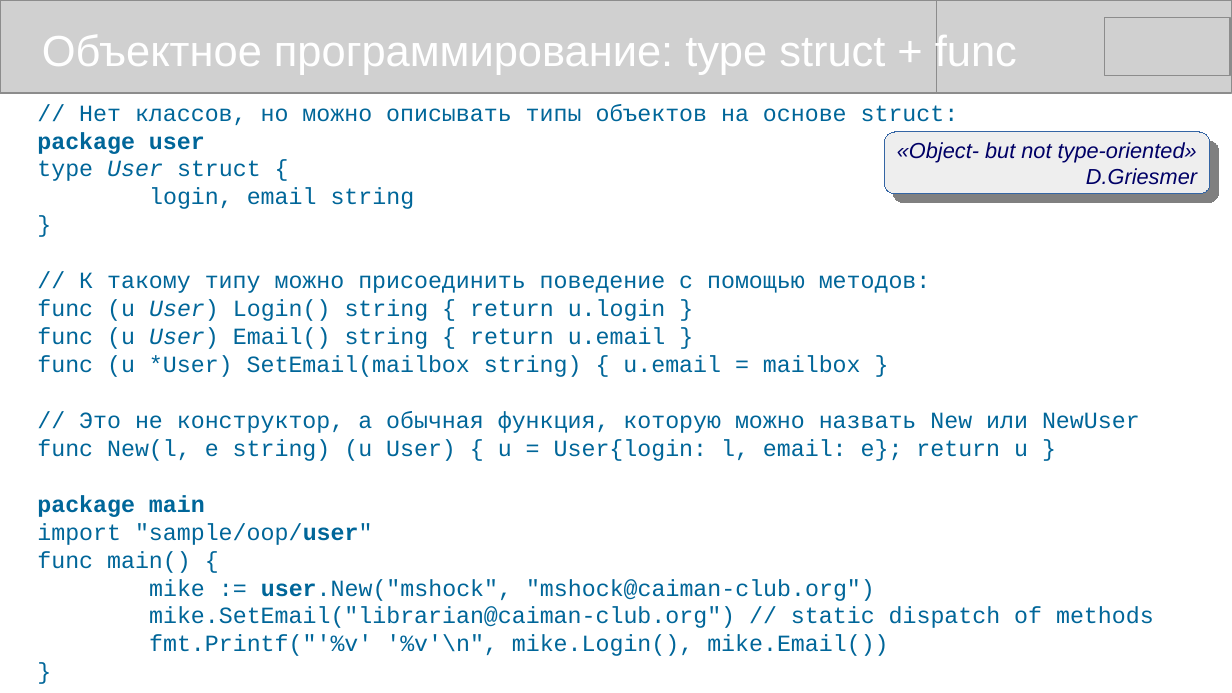
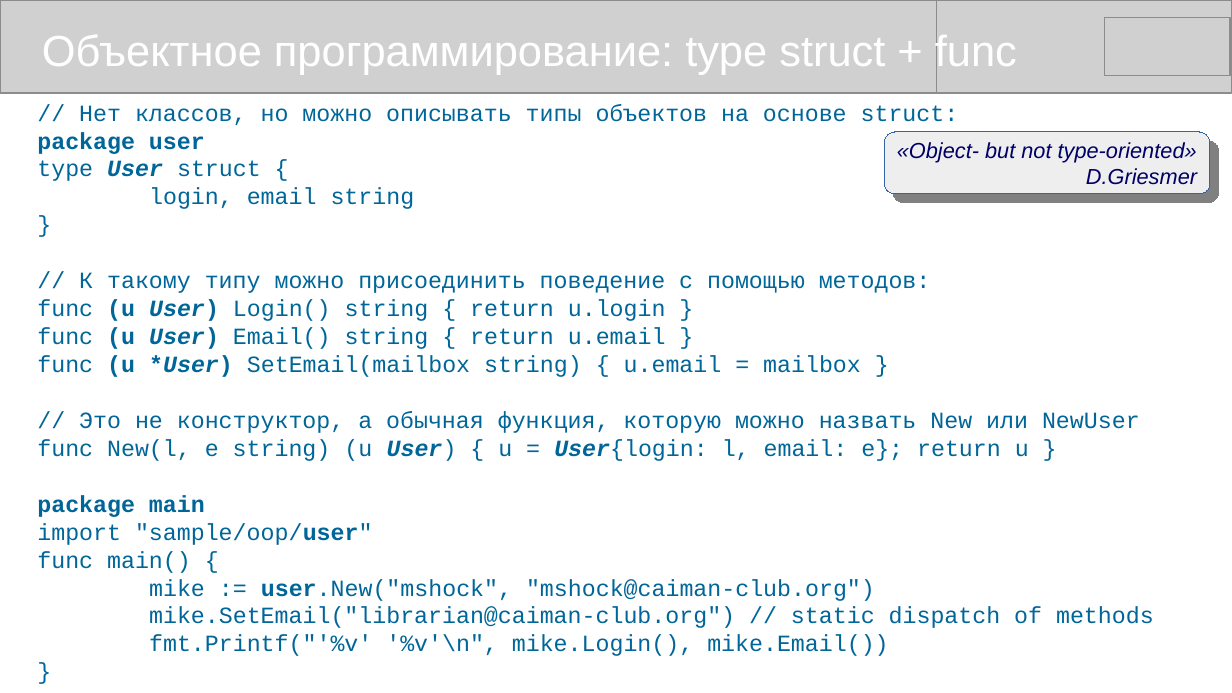
Before and after one commit to mike-shock/Go_language, a slide deck: slide 24 of Go_Preview.odp. Drawn at 1232x693 pixels with LibreOffice and Linux fonts; fonts in the diff are those of the drawing; grey boxes stand for pictures. Boxes give left, top, right and bottom in pixels: in the first picture for what was removed or moved away, otherwise in the second. Text is boxed around its words. In the diff, an @@ line names an element or a change of style, - is before the commit and + after.

```diff
--- a/Go_Preview.odp
+++ b/Go_Preview.odp
@@ text at <box>37,160,1029,461</box>: bold on in "User", "(u User)", "(u User)", "(u *User)" and 1 more places; italic on in "*User)", "User) User{login:" @@
```
Also in this commit, not shown: 4 other slides changed, 1 other file.
